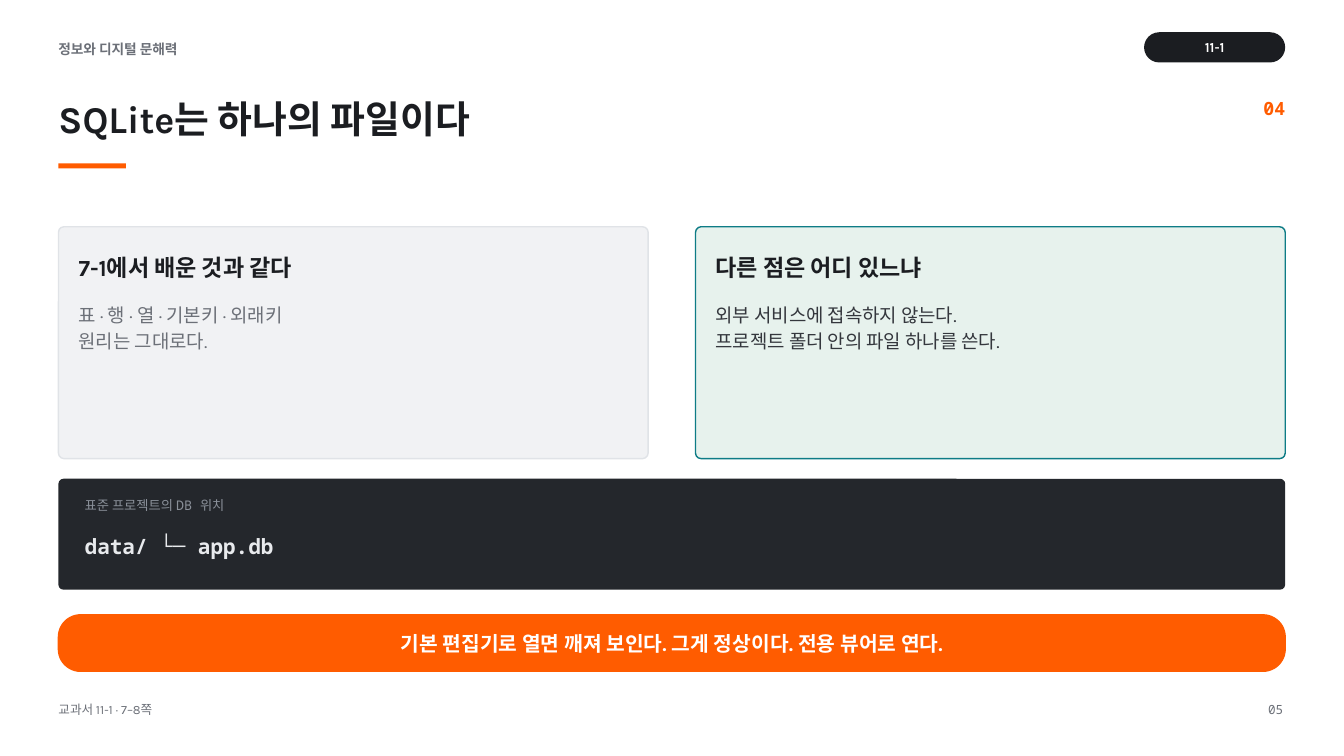
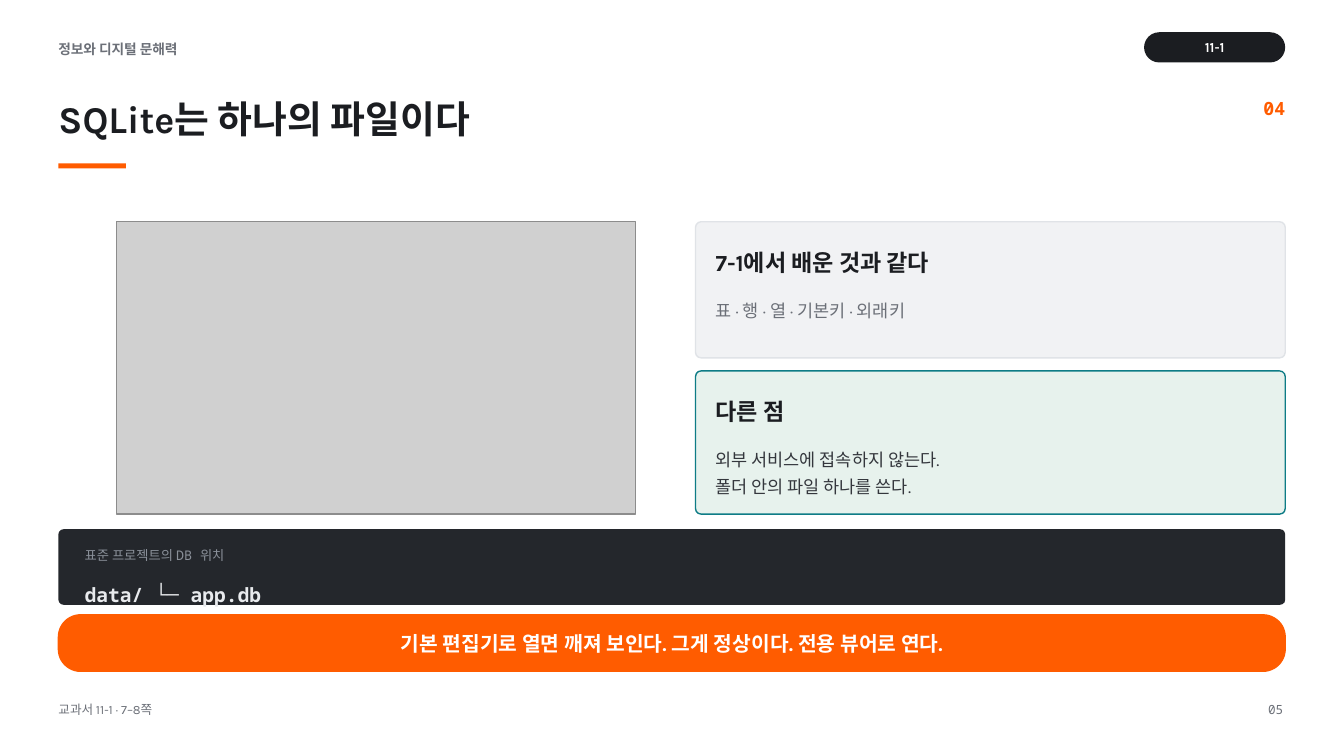
Before and after one commit to cozy819/2026-02__jdh, a slide deck: slide 5 of 11/ppt/11-1_서비스가_데이터를_기억하는_과정_v1.pptx. Drawn at 1344x756 pixels with LibreOffice and Linux fonts; fonts in the diff are those of the drawing; grey boxes stand for pictures. Boxes give left, top, right and bottom in pixels: in the first picture for what was removed or moved away, otherwise in the second. Text is boxed around its words. In the diff, an @@ line names an element or a change of style, - is before the commit and + after.

```diff
--- a/11/ppt/11-1_서비스가_데이터를_기억하는_과정_v1.pptx
+++ b/11/ppt/11-1_서비스가_데이터를_기억하는_과정_v1.pptx
@@ picture added at (116, 222, 636, 514) @@
@@ proportions changed in 3 elements at (58, 529, 1286, 605), (696, 371, 1286, 514), (696, 222, 1286, 358) @@
@@ rounded rectangle: place and size @@
-rounded rectangle at (58, 227, 648, 459)
+rounded rectangle at (696, 222, 1286, 358)
@@ text "7-1에서 배운 것과 같다": place and size @@
-text "7-1에서 배운 것과 같다" at (79, 256, 292, 278)
+text "7-1에서 배운 것과 같다" at (716, 251, 929, 273)
@@ text "표 · 행 · 열 ...": place and size @@
-text "표 · 행 · 열 ..." at (79, 306, 283, 350)
+text "표 · 행 · 열 ..." at (716, 302, 905, 319)
@@ text "표 · 행 · 열 ..." at (716, 302, 905, 319): size 13.5 to 12.5 pt @@
@@ text at (79, 332, 208, 350): paragraph removed @@
-원리는 그대로다.
@@ rounded rectangle: place and size @@
-rounded rectangle at (696, 227, 1286, 459)
+rounded rectangle at (696, 371, 1286, 514)
@@ text at (716, 400, 784, 422): text changed @@
-다른 점은 어디 있느냐
+다른 점
@@ text "외부 서비스에 접속하지 않는다.": place and size @@
-text "외부 서비스에 접속하지 않는다." at (716, 306, 1000, 350)
+text "외부 서비스에 접속하지 않는다." at (716, 451, 939, 495)
@@ text at (716, 478, 911, 495): text changed; size 13.5 to 12.5 pt @@
-프로젝트 폴더 안의 파일 하나를 쓴다.
+폴더 안의 파일 하나를 쓴다.
@@ text at (716, 451, 939, 468): size 13.5 to 12.5 pt in "외부 서비스에 접속하지 않는다." @@
@@ rounded rectangle: place and size @@
-rounded rectangle at (58, 479, 1286, 590)
+rounded rectangle at (58, 529, 1286, 605)
@@ text "표준 프로젝트의 DB 위치": place and size @@
-text "표준 프로젝트의 DB 위치" at (85, 499, 224, 511)
+text "표준 프로젝트의 DB 위치" at (85, 549, 224, 561)
@@ text "data/ └─ app.db": place and size @@
-text "data/ └─ app.db" at (85, 538, 274, 559)
+text "data/ └─ app.db" at (85, 587, 262, 609)
@@ text "data/ └─ app.db" at (85, 587, 262, 609): size 15 to 14 pt; line spacing 25.5pt to 23.8pt @@
```
Also in this commit, not shown: 1 other slide changed, 15 other files.
